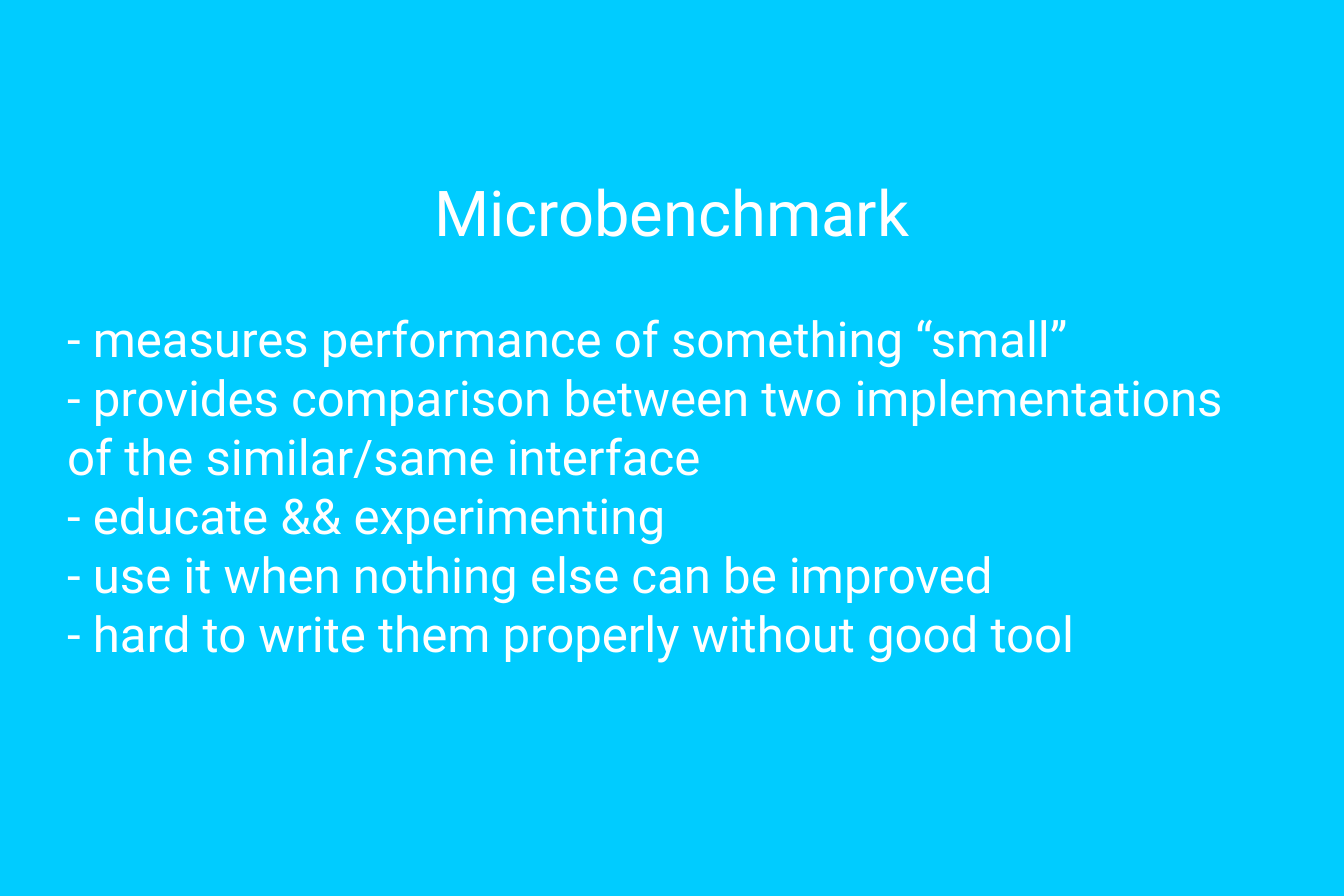
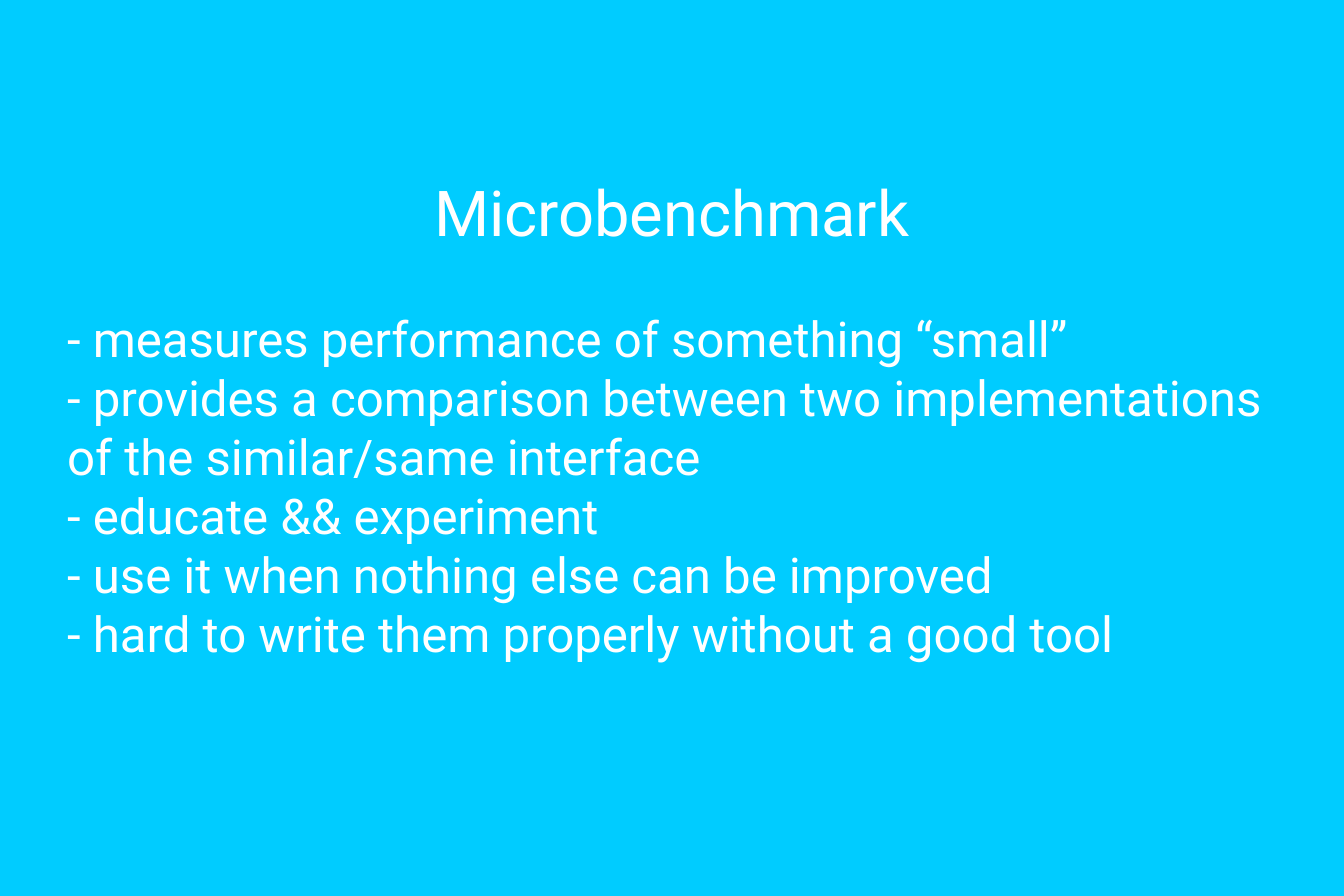
Before and after one commit to mateuszwinnicki/talks, a slide deck: slide 3 of MicrobenchmarksJMH/JMH.odp. Drawn at 1344x896 pixels with LibreOffice and Linux fonts; fonts in the diff are those of the drawing. Boxes give left, top, right and bottom in pixels: in the first picture for what was removed or moved away, otherwise in the second. Text is boxed around its words. In the diff, an @@ line names an element or a change of style, - is before the commit and + after.

Commit message:
Typos, grammar

```diff
--- a/MicrobenchmarksJMH/JMH.odp
+++ b/MicrobenchmarksJMH/JMH.odp
@@ text at (67, 379, 1261, 544): text changed @@
-- provides comparison between two implementations of the similar/same interface
-- educate && experimenting
+- provides a comparison between two implementations of the similar/same interface
+- educate && experiment
@@ text at (93, 615, 1113, 663): text changed @@
-- hard to write them properly without good tool
+- hard to write them properly without a good tool
```
